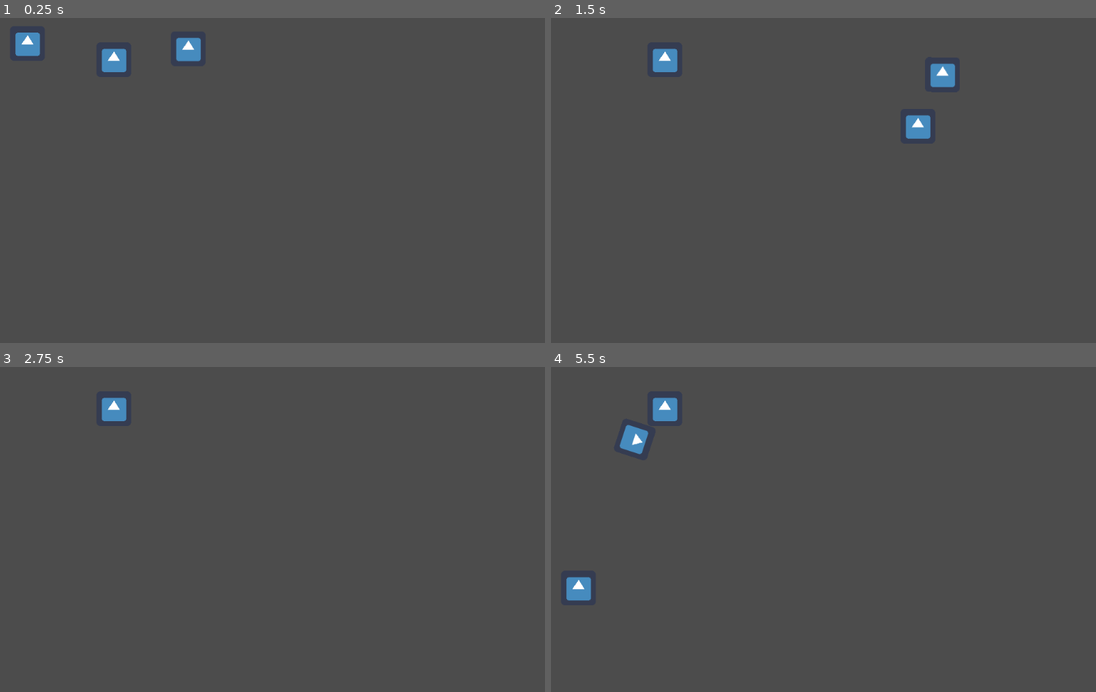
Above: before the commit, frames 1-4 (two rows, left to right).
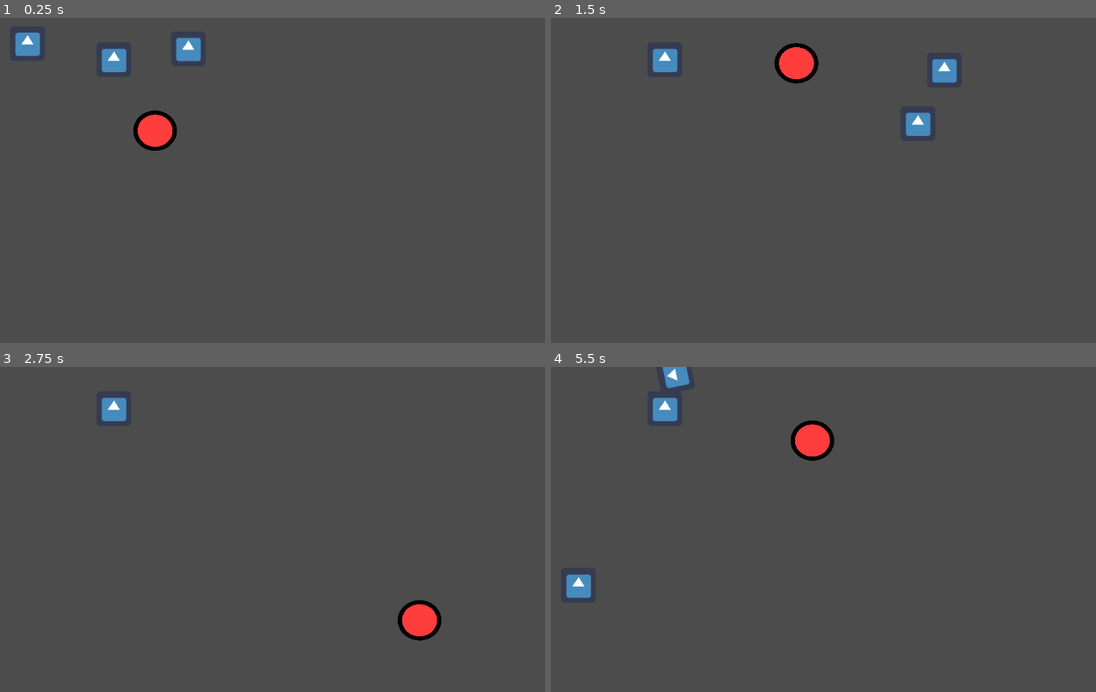
Above: after the commit, the same moments.

Repository: GameJam-gamux-2022/legendary-octo-fortnight
Game: Godot game, scene res://Sample.tscn
Same seed, same stepped clock (60 frames per second), same inputs: the game is played once before the commit and once after it. The engine's default icon, where the game draws it, is replaced by a stand-in: a white triangle on a blue panel in a dark square.
Inputs:
- Up to frame 1 (0.25 s): no input
- Up to frame 2 (1.5 s): hold Right (ui_right) 0.53-1.28 s; hold X (Recall) 0.53-1.28 s; hold Down (ui_down) from 1.28 s (still down); tap X (Recall) at 1.35 s
- Up to frame 3 (2.75 s): release Down (ui_down) at 2.03 s; hold Right (ui_right) from 2.03 s (still down); hold X (Recall) from 2.03 s (still down)
- Up to frame 4 (5.5 s): release Right (ui_right) at 2.78 s; release X (Recall) at 2.78 s; hold Up (ui_up) 2.78-3.53 s; tap X (Recall) at 2.85, 4.35 s; hold X (Recall) 3.53-4.28 s; hold Left (ui_left) 3.53-5.03 s; hold Down (ui_down) from 5.03 s (still down); hold X (Recall) from 5.03 s (still down)

The runs differ from the first frame. In frame 1, 0.8% of the frame differs, in the area x 24-33%, y 28-41%; in frame 2, 1.2%; in frame 3, 0.8%; in frame 4, 1.5%, in the area x 2-53%, y 0-72%.

Commit message:
enemey1 tracker_enemy added

Diff:
--- /dev/null
+++ b/MJ2022/Enemy1.gd
@@ -0,0 +1,19 @@
+extends KinematicBody2D
+
+
+onready var player = get_node("../Player")
+
+
+var speed = 25000
+var velocity = Vector2.ZERO
+
+# Called when the node enters the scene tree for the first time.
+func _ready():
+	pass # Replace with function body.
+
+
+# Called every frame. 'delta' is the elapsed time since the previous frame.
+func _physics_process(delta):
+	var velocity = (global_position - player.global_position).normalized() * (-1)
+
+	move_and_slide(velocity * speed * delta)
--- /dev/null
+++ b/MJ2022/Enemy1.tscn
@@ -0,0 +1,17 @@
+[gd_scene load_steps=4 format=2]
+
+[ext_resource path="res://temp_enemy.png" type="Texture" id=1]
+[ext_resource path="res://Enemy1.gd" type="Script" id=2]
+
+[sub_resource type="RectangleShape2D" id=1]
+extents = Vector2( 42, 45.5 )
+
+[node name="Enemy1" type="KinematicBody2D"]
+script = ExtResource( 2 )
+
+[node name="Sprite" type="Sprite" parent="."]
+scale = Vector2( 0.064375, 0.059375 )
+texture = ExtResource( 1 )
+
+[node name="CollisionShape2D" type="CollisionShape2D" parent="."]
+shape = SubResource( 1 )
--- /dev/null
+++ b/MJ2022/Enemy2.gd
@@ -0,0 +1,23 @@
+extends KinematicBody2D
+
+onready var player = get_node("../Player")
+var boost = 75000
+var collision = 0
+
+# Called when the node enters the scene tree for the first time.
+func _ready():
+	pass # Replace with function body.
+
+func vector_module(vector):
+	return sqrt(pow(vector.x,2) + pow(vector.y,2))
+
+# Called every frame. 'delta' is the elapsed time since the previous frame.
+func _physics_process(delta):
+	if collision == 0:
+		var target = player.global_position
+		var distance = vector_module(global_position.distance_to(target))
+		var time = distance / boost
+		var velocity = (global_position - target).normalized()
+	move_and_slide(velocity * boost)
+	collision
+#	pass
--- /dev/null
+++ b/MJ2022/Enemy2.tscn
@@ -0,0 +1,17 @@
+[gd_scene load_steps=4 format=2]
+
+[ext_resource path="res://temp_enemy_2.png" type="Texture" id=1]
+[ext_resource path="res://Enemy2.gd" type="Script" id=2]
+
+[sub_resource type="RectangleShape2D" id=1]
+extents = Vector2( 50.5, 39.5 )
+
+[node name="Enemy2" type="KinematicBody2D"]
+script = ExtResource( 2 )
+
+[node name="Sprite" type="Sprite" parent="."]
+scale = Vector2( 0.102604, 0.083125 )
+texture = ExtResource( 1 )
+
+[node name="CollisionShape2D" type="CollisionShape2D" parent="."]
+shape = SubResource( 1 )
--- a/MJ2022/Sample.tscn
+++ b/MJ2022/Sample.tscn
@@ -1,7 +1,8 @@
-[gd_scene load_steps=6 format=2]
+[gd_scene load_steps=7 format=2]
 
 [ext_resource path="res://PlayerMove.gd" type="Script" id=1]
 [ext_resource path="res://icon.png" type="Texture" id=2]
+[ext_resource path="res://Enemy1.tscn" type="PackedScene" id=3]
 
 [sub_resource type="RectangleShape2D" id=1]
 extents = Vector2( 32, 32.5 )
@@ -31,6 +32,7 @@
 linear_damp = 0.8
 
 [node name="CollisionShape2D" type="CollisionShape2D" parent="Player/Gravity"]
+position = Vector2( -73, -46 )
 shape = SubResource( 3 )
 
 [node name="Player3" type="KinematicBody2D" parent="."]
@@ -39,14 +41,17 @@
 [node name="Icon" type="Sprite" parent="Player3"]
 texture = ExtResource( 2 )
 
-[node name="Player2" type="RigidBody2D" parent="."]
+[node name="Boomerang" type="RigidBody2D" parent="."]
 position = Vector2( 391, 57 )
 physics_material_override = SubResource( 2 )
 can_sleep = false
 
-[node name="Icon" type="Sprite" parent="Player2"]
+[node name="Icon" type="Sprite" parent="Boomerang"]
 texture = ExtResource( 2 )
 
-[node name="CollisionShape2D" type="CollisionShape2D" parent="Player2"]
+[node name="CollisionShape2D" type="CollisionShape2D" parent="Boomerang"]
 position = Vector2( 0, -0.5 )
 shape = SubResource( 1 )
+
+[node name="Enemy1" parent="." instance=ExtResource( 3 )]
+position = Vector2( 392, 267 )
Binary file added: MJ2022/temp_enemy.png
Not shown, added: MJ2022/temp_enemy.png.import
Binary file added: MJ2022/temp_enemy_2.png
Not shown, added: MJ2022/temp_enemy_2.png.import
